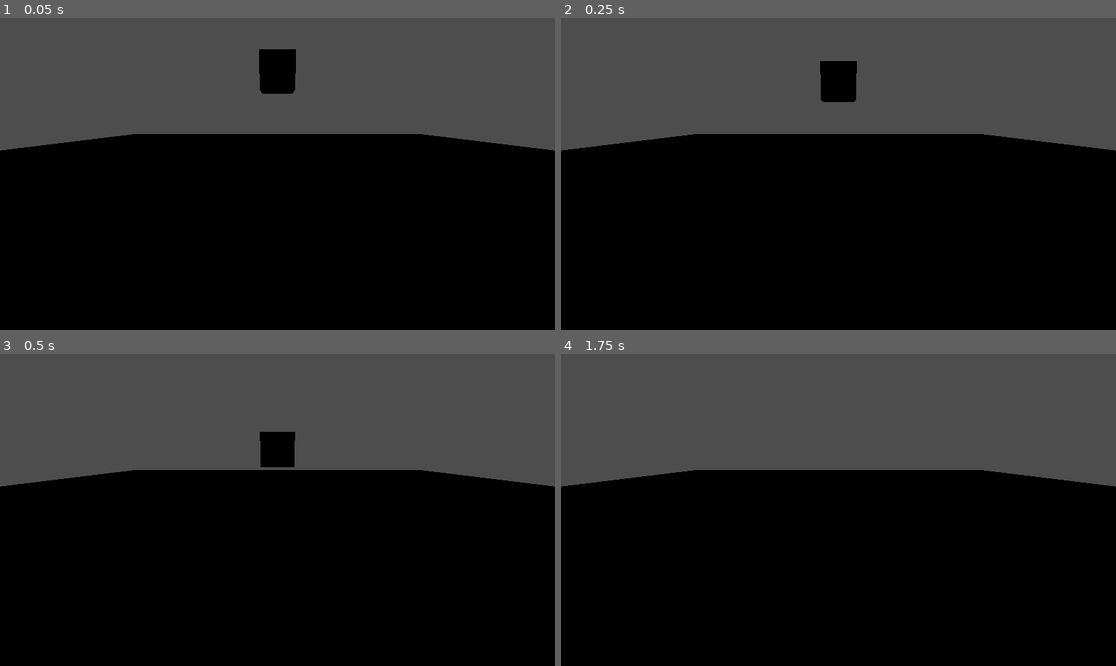
Above: before the commit, frames 1-4 (two rows, left to right).
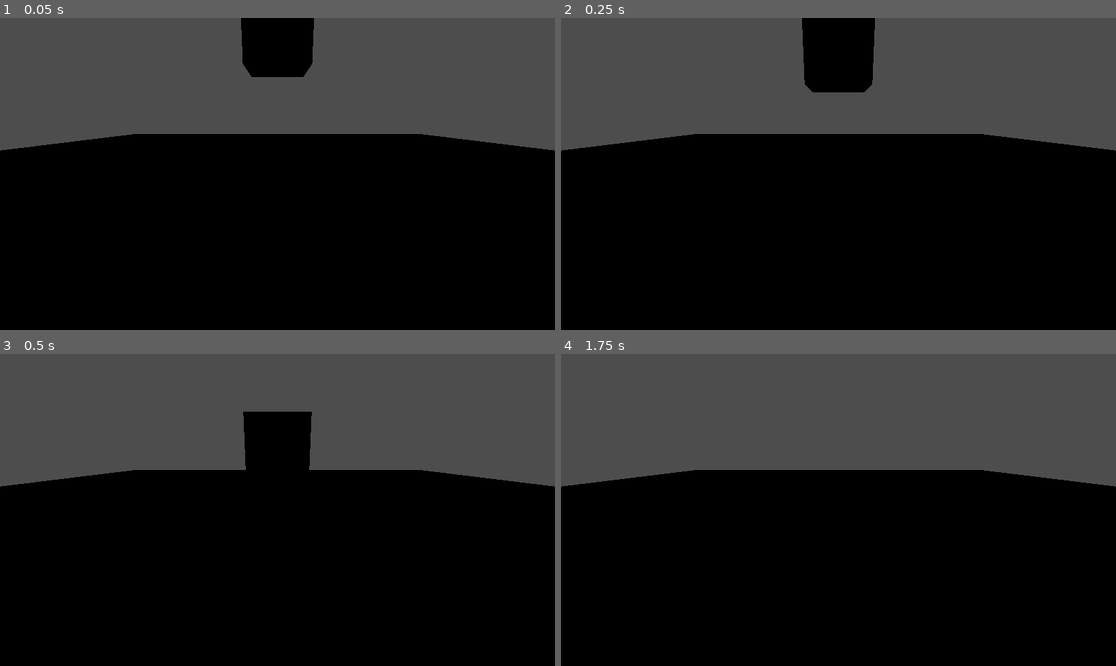
Above: after the commit, the same moments.

Repository: CKMurison/Move-and-Dodge
Game: Godot game, scene res://level.tscn
The game is run twice, just before and just after one commit, with the same random seed, the same clock (stepped at 60 frames per second) and the same inputs. The project has no main scene, so this scene is started directly.
Inputs:
- Up to frame 1 (0.05 s): no input
- Up to frame 2 (0.25 s): no input
- Up to frame 3 (0.5 s): no input
- Up to frame 4 (1.75 s): tap Enter at 1.25 s

The runs differ from the first frame. In frame 1, 2.1% of the frame differs, in the area x 43-57%, y 0-25%; in frame 2, 2.5%, in the area x 43-57%, y 0-27%; in frame 3, 1.5%; in frame 4, nothing differs.

Commit message:
player created and added to main scene

Diff:
--- /dev/null
+++ b/Assets/ball_head.tscn
@@ -0,0 +1,13 @@
+[gd_scene load_steps=3 format=3 uid="uid://ctgp08vic7p1x"]
+
+[sub_resource type="BoxShape3D" id="BoxShape3D_7blue"]
+
+[sub_resource type="SphereMesh" id="SphereMesh_dhthj"]
+
+[node name="BallHead" type="CharacterBody3D"]
+
+[node name="CollisionShape3D" type="CollisionShape3D" parent="."]
+shape = SubResource("BoxShape3D_7blue")
+
+[node name="MeshInstance3D" type="MeshInstance3D" parent="."]
+mesh = SubResource("SphereMesh_dhthj")
--- a/level.tscn
+++ b/level.tscn
@@ -1,4 +1,6 @@
-[gd_scene load_steps=5 format=3 uid="uid://jo2i1kcwr46c"]
+[gd_scene load_steps=6 format=3 uid="uid://jo2i1kcwr46c"]
+
+[ext_resource type="PackedScene" uid="uid://ctgp08vic7p1x" path="res://Assets/ball_head.tscn" id="1_ea44e"]
 
 [sub_resource type="BoxShape3D" id="BoxShape3D_v0c6m"]
 
@@ -13,7 +15,7 @@
 [node name="Level" type="Node3D"]
 
 [node name="Box" type="RigidBody3D" parent="."]
-transform = Transform3D(1, 0, 0, 0, 1, 0, 0, 0, 1, 0, 2.8784, 0)
+transform = Transform3D(1, 0, 0, 0, 1, 0, 0, 0, 1, 0, 2.8784, 2.92008)
 
 [node name="CollisionShape3D" type="CollisionShape3D" parent="Box"]
 shape = SubResource("BoxShape3D_v0c6m")
@@ -32,3 +34,6 @@
 
 [node name="MeshInstance3D" type="MeshInstance3D" parent="Floor"]
 mesh = SubResource("BoxMesh_2fl5p")
+
+[node name="BallHead" parent="." instance=ExtResource("1_ea44e")]
+transform = Transform3D(1, 0, 0, 0, 1, 0, 0, 0, 1, 0, 0.428902, 0)
